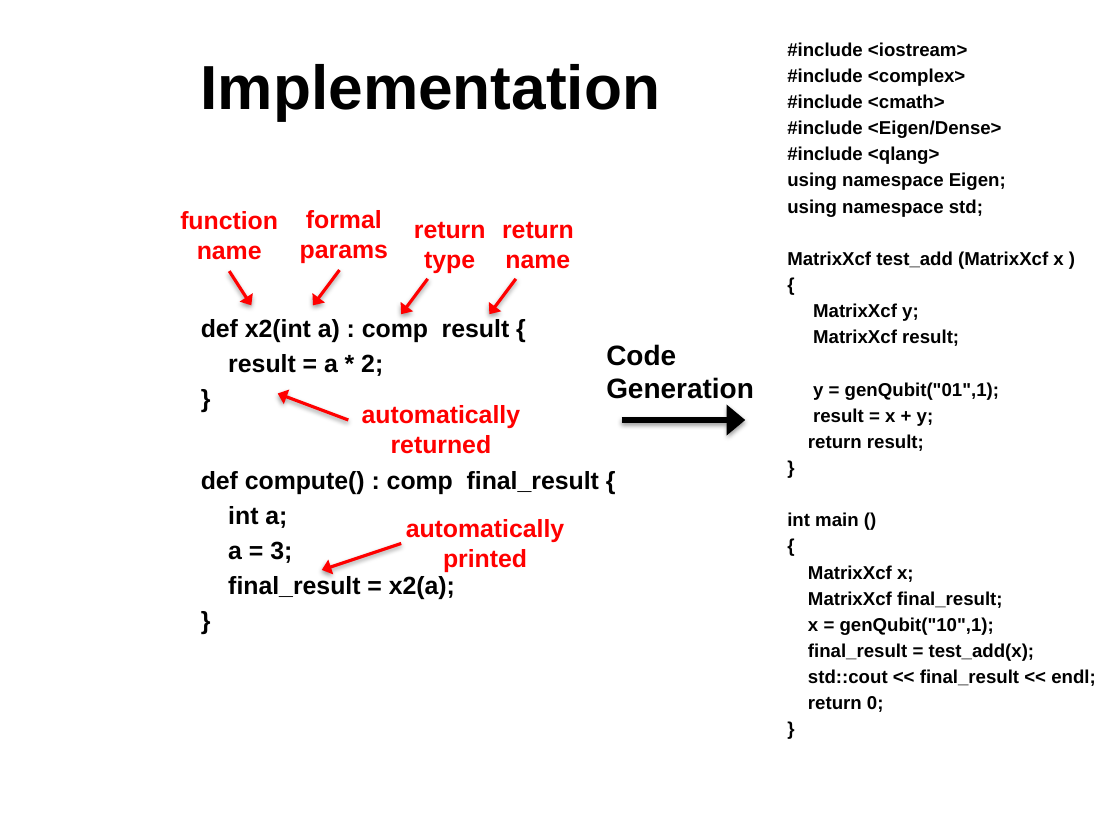
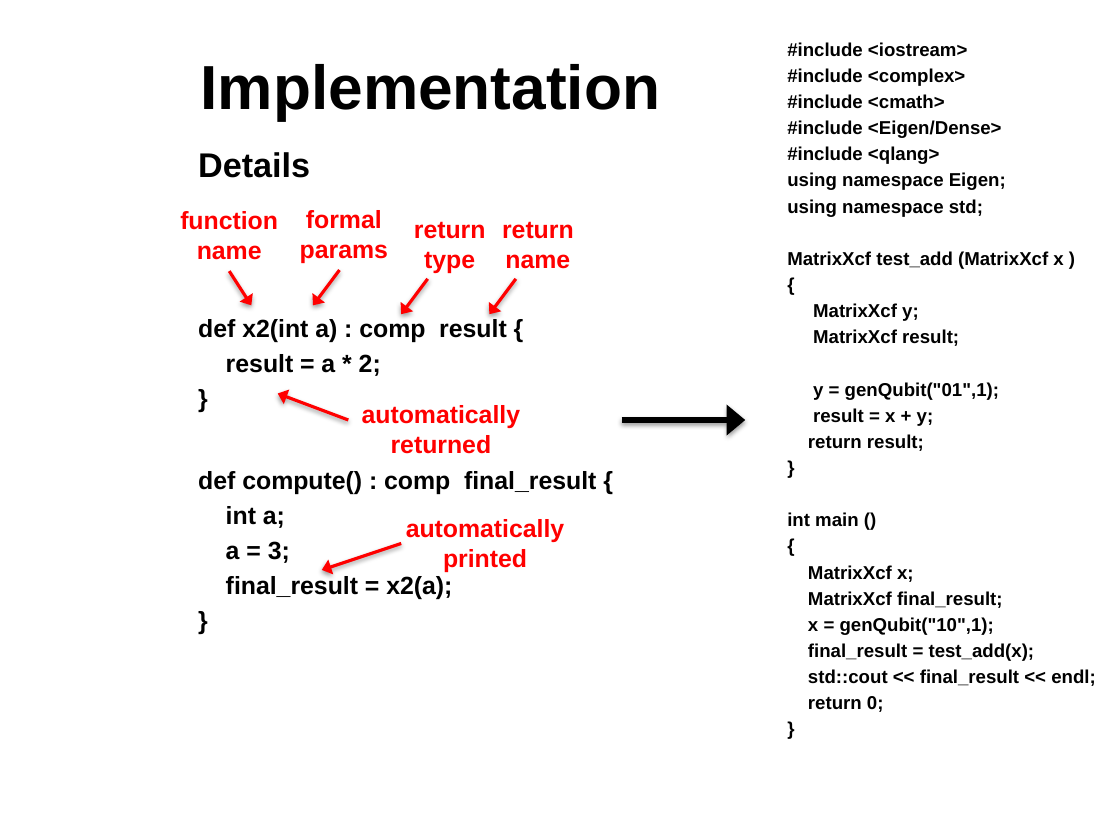
Before and after one commit to sdk21/PLT, a slide deck: slide 13 of Demo/Qlang.pptx (slide 14 before the commit). Drawn at 1120x840 pixels with LibreOffice and Linux fonts; fonts in the diff are those of the drawing; background and template pictures are left out. Boxes give left, top, right and bottom in pixels: in the first picture for what was removed or moved away, otherwise in the second. Text is boxed around its words. In the diff, an @@ line names an element or a change of style, - is before the commit and + after.

```diff
--- a/Demo/Qlang.pptx
+++ b/Demo/Qlang.pptx
@@ text at bbox=[198, 152, 310, 178]: paragraph added @@
+Details
@@ text removed at bbox=[606, 344, 754, 399] @@
-Code Generation
```
Also in this commit, not shown: 9 other slides changed, 3 slides added, 3 slides removed, 1 other file.
